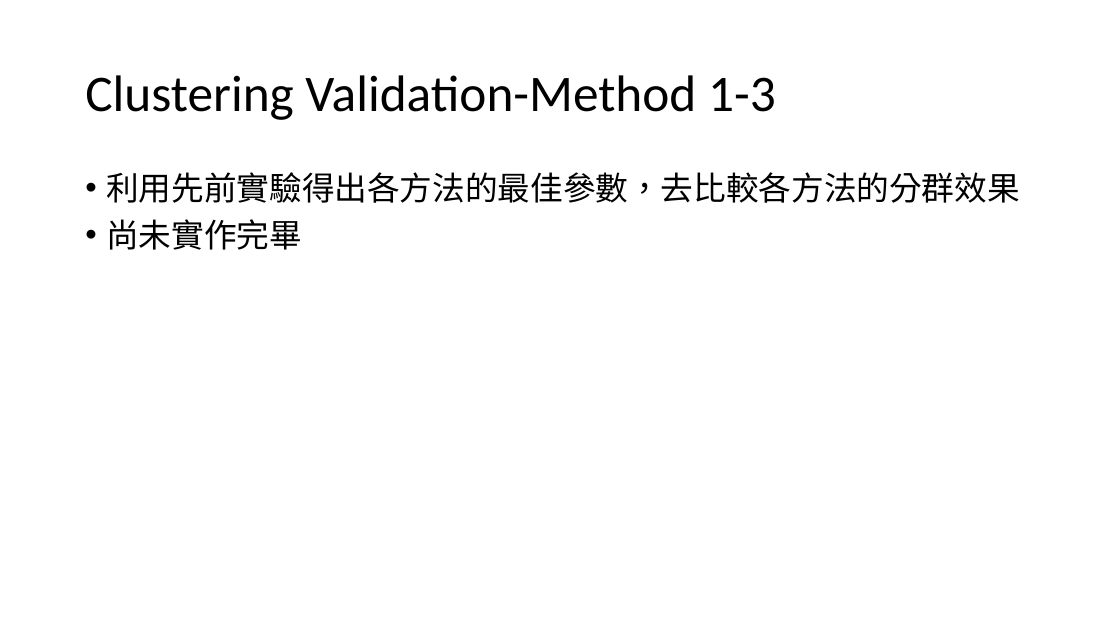
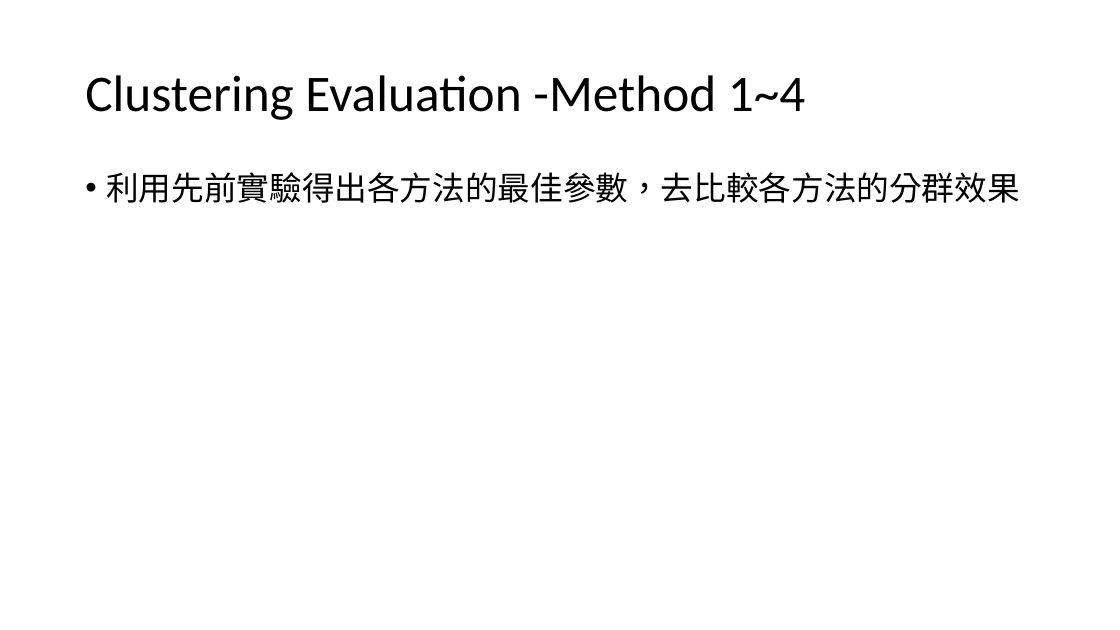
Before and after one commit to ZhongTing/HotTopicDetection, a slide deck: slide 49 of Hot-Topic-Detection.pptx (slide 28 before the commit). Drawn at 1120x630 pixels with LibreOffice and Linux fonts; fonts in the diff are those of the drawing. Boxes give left, top, right and bottom in pixels: in the first picture for what was removed or moved away, otherwise in the second. Text is boxed around its words. In the diff, an @@ line names an element or a change of style, - is before the commit and + after.

```diff
--- a/Hot-Topic-Detection.pptx
+++ b/Hot-Topic-Detection.pptx
@@ title at box(85, 75, 806, 120): text changed @@
-Clustering Validation-Method 1-3
+Clustering Evaluation -Method 1~4
@@ text at box(106, 219, 302, 250): paragraph removed @@
-• 尚未實作完畢
```
Also in this commit, not shown: 10 other slides changed, 24 slides added, 3 slides removed, 12 other files.
